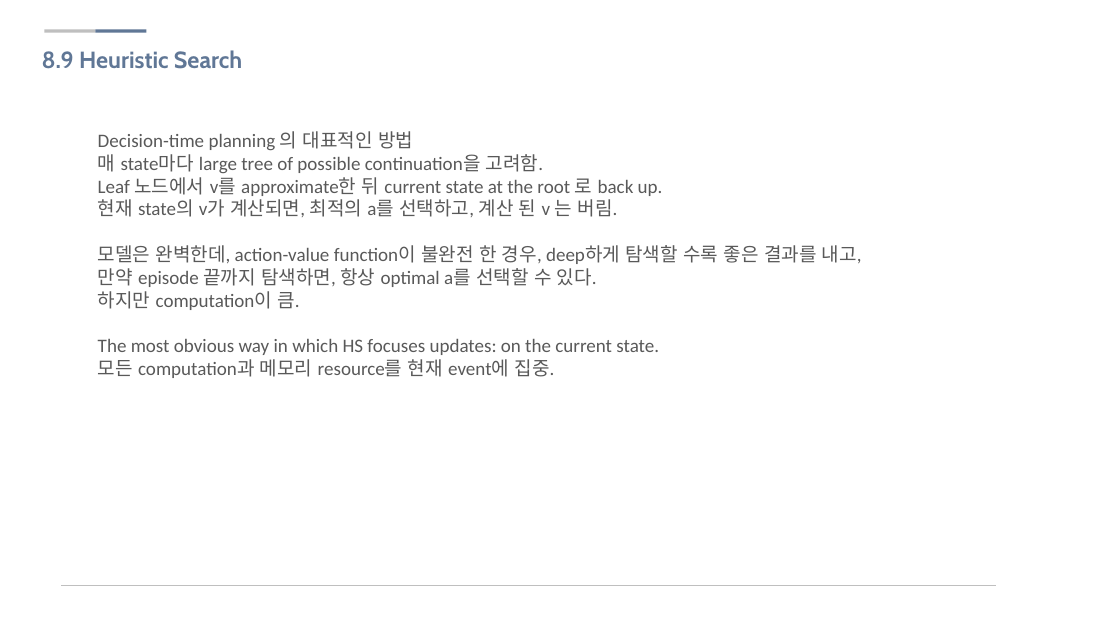
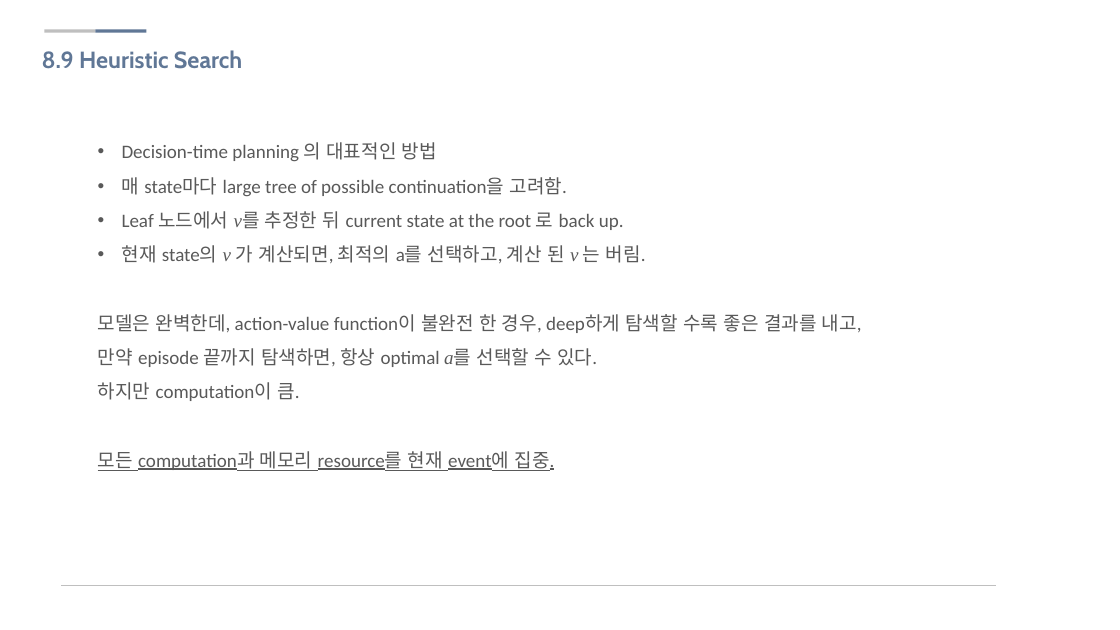
Before and after one commit to sjsong08/IDEALab_study, a slide deck: slide 20 of Reinforcement Learning/RL 08.pptx. Drawn at 1120x630 pixels with LibreOffice and Linux fonts; fonts in the diff are those of the drawing; background and template pictures are left out. Boxes give left, top, right and bottom in pixels: in the first picture for what was removed or moved away, otherwise in the second. Text is boxed around its words. In the diff, an @@ line names an element or a change of style, - is before the commit and + after.

```diff
--- a/Reinforcement Learning/RL 08.pptx
+++ b/Reinforcement Learning/RL 08.pptx
@@ text at [98,142,862,471]: font Calibri to Times New Roman, italic on in "a를"; underline on in "모든 computation과 메모리 resource를 현재 event에 집중."; bullet none to •; line spacing 1 to 1.5 @@
@@ text at [122,211,646,263]: text changed @@
-Leaf 노드에서 v를 approximate한 뒤 current state at the root 로 back up.
-현재 state의 v가 계산되면, 최적의 a를 선택하고, 계산 된 v 는 버림.
+• Leaf 노드에서 v를 추정한 뒤 current state at the root 로 back up.
+• 현재 state의 v 가 계산되면, 최적의 a를 선택하고, 계산 된 v 는 버림.
@@ text at [98,339,659,355]: paragraph removed @@
-The most obvious way in which HS focuses updates: on the current state.
```
Also in this commit, not shown: 9 other slides changed, 12 slides removed, 2 other files.
